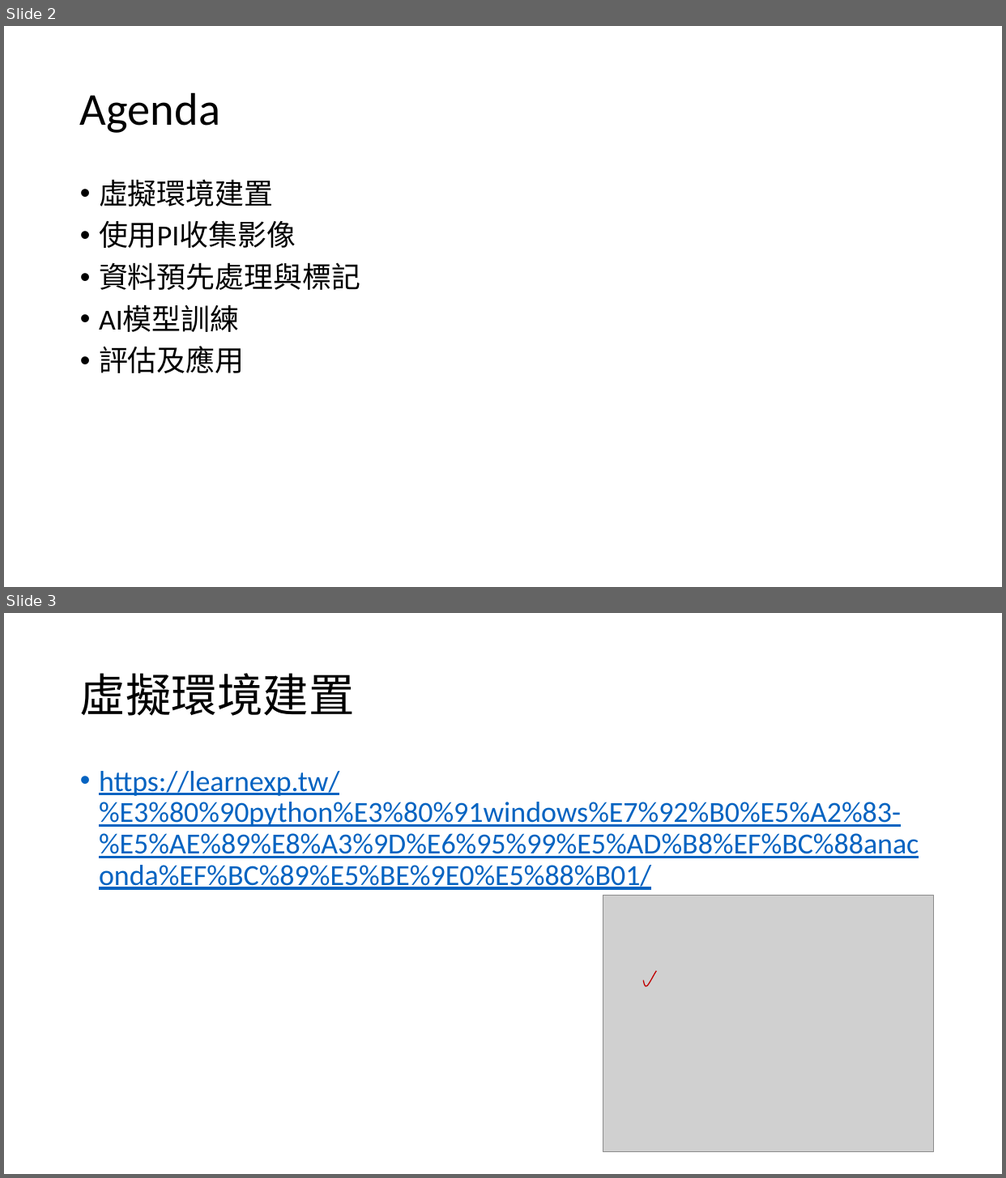
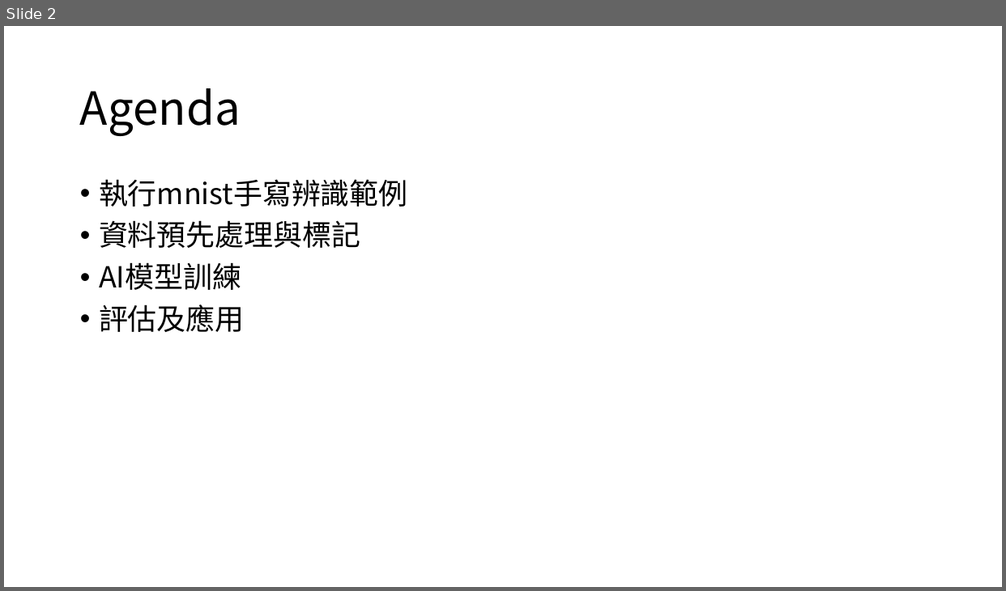
Before and after one commit to dondon1895/AI, a slide deck: Interim_report/G080A010_莊東樺_期中報告_20200430.pptx. Shown one above the other, each under a label of ours: slides 2 and 3 before the commit, slide 2 after it. The pictures are 1006x1178 and 1006x591 pixels, drawn with LibreOffice and Linux fonts; fonts in the diff are those of the drawing; grey boxes stand for pictures. Boxes give left, top, right and bottom in pixels: in the first picture for what was removed or moved away, otherwise in the second. Text is boxed around its words. In the diff, an @@ line names an element or a change of style, - is before the commit and + after.

```diff
--- a/Interim_report/G080A010_莊東樺_期中報告_20200430.pptx
+++ b/Interim_report/G080A010_莊東樺_期中報告_20200430.pptx
@@ slide 3 removed at bbox=[4, 613, 1002, 1174], background #FFFFFF @@
@@ title removed at bbox=[80, 673, 355, 716] @@
-虛擬環境建置
@@ text removed at bbox=[99, 771, 918, 890] @@
-• https://learnexp.tw/%E3%80%90python%E3%80%91windows%E7%92%B0%E5%A2%83-%E5%AE%89%E8%A3%9D%E6%95%99%E5%AD%B8%EF%BC%88anaconda%EF%BC%89%E5%BE%9E0%E5%88%B01/
@@ picture removed at bbox=[603, 895, 934, 1152] @@
@@ freeform shape removed at bbox=[643, 971, 656, 986] @@
@@ slide 2 changed as well @@
@@ title "Agenda" at bbox=[80, 88, 241, 136]: font Calibri to Noto Sans CJK SC @@
@@ text at bbox=[99, 179, 408, 207]: text changed; font Calibri to Noto Sans CJK SC @@
-• 虛擬環境建置
-• 使用PI收集影像
+• 執行mnist手寫辨識範例
@@ text at bbox=[99, 220, 360, 332]: font Calibri to Noto Sans CJK SC in "資料預先處理與標記", "AI模型訓練", "評估及應用" @@
```
Also in this commit, not shown: 1 other slide changed, 6 slides added, 1 other slide removed.
